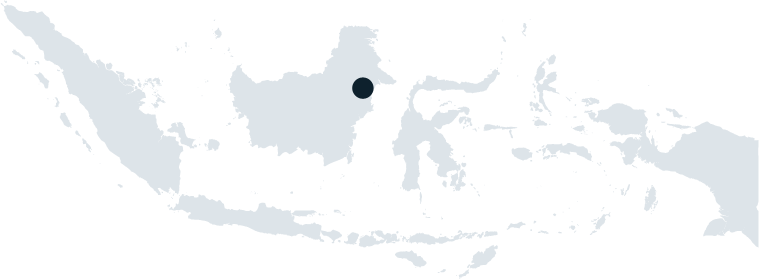
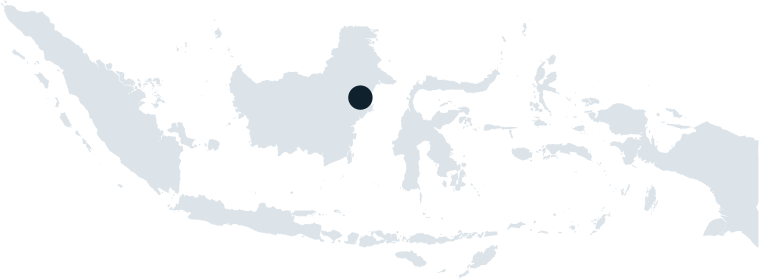
Layer changes from the first 759 x 279 image to the second:
painted on "Shape 1" over left=348, top=77, right=374, bottom=110
